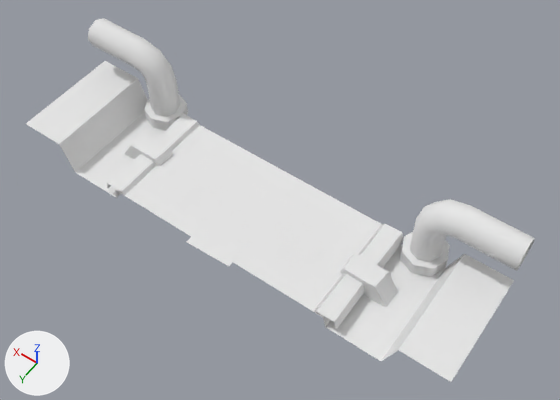
The FBX model Assets/Sources/Models/Mechanic_Models/Level_Block/Level_Block.fbx as it was, and as the next commit left it.
One viewpoint serves both versions: a 50 mm camera at (-16.8, 20.7, 34.9) aimed at (-1.5, -0.7, 1.3). Arrows for +X, +Y and +Z are at lower left; the lights stay in place. Where no turn or scale is listed for an object, it has been applied to the vertices.

Script lines for the objects in view, before the commit:
```python
ob_cylinder_002 = bpy.data.objects.new('Cylinder.002', me_cylinder_080)
ob_cylinder_002.location = (9.29, -3.41, 0.11)
ob_cylinder_003 = bpy.data.objects.new('Cylinder.003', me_cylinder_001)
ob_cylinder_003.location = (9.29, -3.41, 0.11)
ob_floor_low_001 = bpy.data.objects.new('floor_low.001', me_mesh_004)
ob_floor_low_001.location = (0.0, 3.41, 0.0)
ob_floor_low_002 = bpy.data.objects.new('floor_low.002', me_mesh_006)
ob_floor_low_002.location = (0.0, 3.41, 0.0)
ob_floor_low_004 = bpy.data.objects.new('floor_low.004', me_mesh_009)
ob_floor_low_004.location = (-3.6, 0.01, 0.01)
ob_floor_low_005 = bpy.data.objects.new('floor_low.005', me_mesh_010)
ob_floor_low_005.location = (0.12, 2.99, 0.01)
ob_floor_low_006 = bpy.data.objects.new('floor_low.006', me_mesh_011)
ob_floor_low_006.location = (4.34, 1.26, 0.01)
ob_floor_low_007 = bpy.data.objects.new('floor_low.007', me_mesh_007)
ob_floor_low_007.location = (0.0, 3.41, 0.0)
```
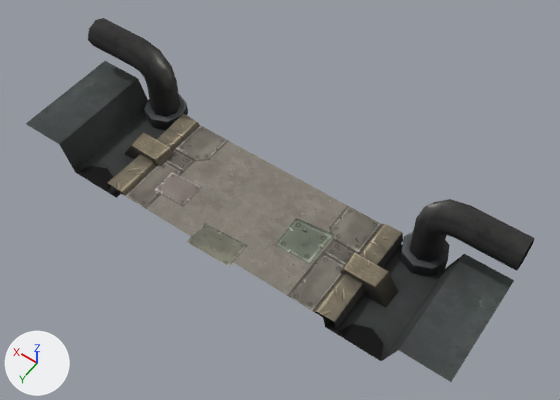
What differs and where, as boxes [x1, y1, x2, y2] in the pictures (560 x 400 px):
'floor_low.001', surface changed (white to grey)
    both: [26, 61, 514, 382]
'Cylinder.003', surface changed (white to black)
    both: [88, 18, 535, 271]
'floor_low.002', surface changed (white to brown)
    both: [107, 113, 403, 329]
'floor_low.007', surface changed
    both: [125, 132, 398, 308]
'Cylinder.002', surface changed (white to grey)
    both: [144, 94, 450, 277]
'floor_low.004', surface changed (white to grey)
    both: [275, 218, 334, 264]
'floor_low.005', surface changed (white to grey)
    both: [187, 223, 248, 266]
'floor_low.006', surface changed (white to grey)
    both: [154, 172, 202, 207]

Diff of the bpy script that builds the scene:
```diff
--- a/Assets/Sources/Models/Mechanic_Models/Level_Block/Level_Block.fbx.py
+++ b/Assets/Sources/Models/Mechanic_Models/Level_Block/Level_Block.fbx.py
@@ img_level_block_diffuse_png @@
+img_level_block_diffuse_png = load_image('Level_Block_Diffuse.png', 'Level_Block_Diffuse.png', 1024, 1024, 'sRGB')
@@ mat_ao @@
 mat_ao = principled_material('AO')
-mat_ao.base_color = (0.8, 0.8, 0.8)  # white #e7e7e7
+mat_ao.texture = img_level_block_diffuse_png  # with its transparency
 mat_ao.roughness = 1.0
```
